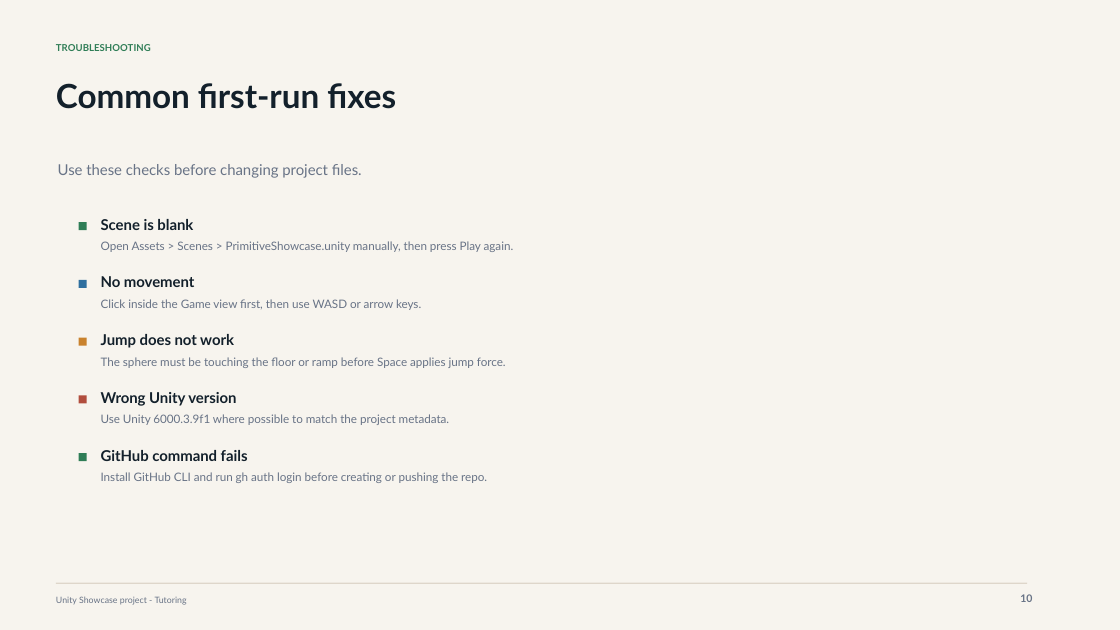
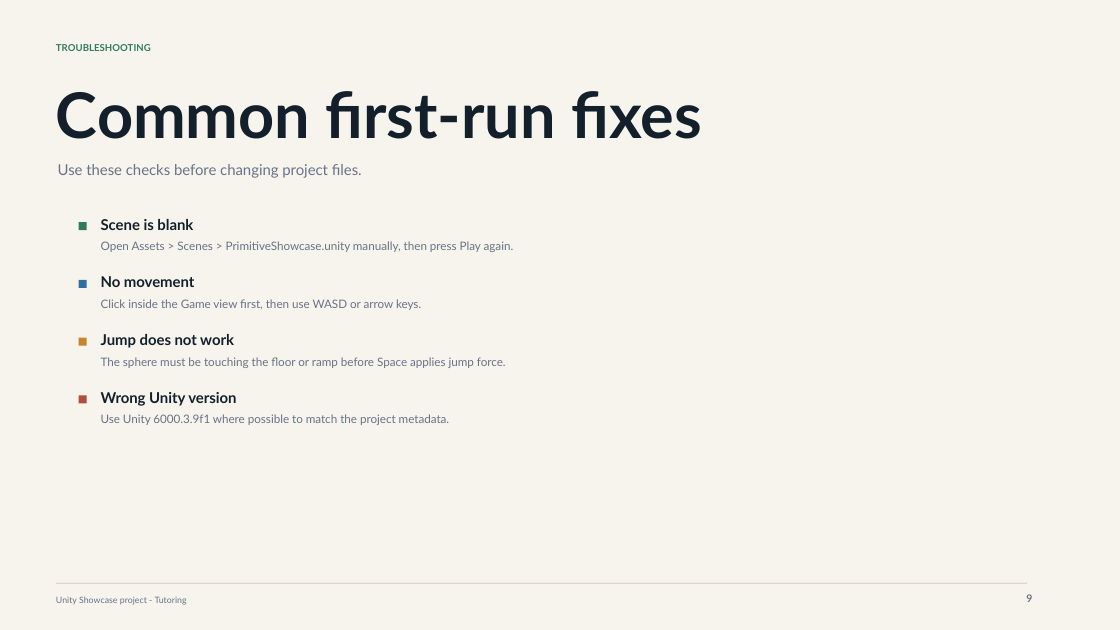
Before and after one commit to Vargr013/Unity-Showcase-project-Tutoring, a slide deck: slide 9 of docs/presentations/unity-showcase-tutoring-guide.pptx (slide 10 before the commit). Drawn at 1120x630 pixels with LibreOffice and Linux fonts; fonts in the diff are those of the drawing. Boxes give left, top, right and bottom in pixels: in the first picture for what was removed or moved away, otherwise in the second. Text is boxed around its words. In the diff, an @@ line names an element or a change of style, - is before the commit and + after.

```diff
--- a/docs/presentations/unity-showcase-tutoring-guide.pptx
+++ b/docs/presentations/unity-showcase-tutoring-guide.pptx
@@ text "Common first-run fixes" at [56, 91, 702, 139]: size 28.5 to 54 pt @@
@@ rectangle removed at [79, 454, 87, 461] @@
@@ text removed at [101, 450, 248, 461] @@
-GitHub command fails
@@ text removed at [101, 472, 487, 483] @@
-Install GitHub CLI and run gh auth login before creating or pushing the repo.
@@ text at [1026, 594, 1032, 602]: text changed @@
-10
+9
```
Also in this commit, not shown: 1 other slide changed, 1 slide added, 1 slide removed, 2 other files.
